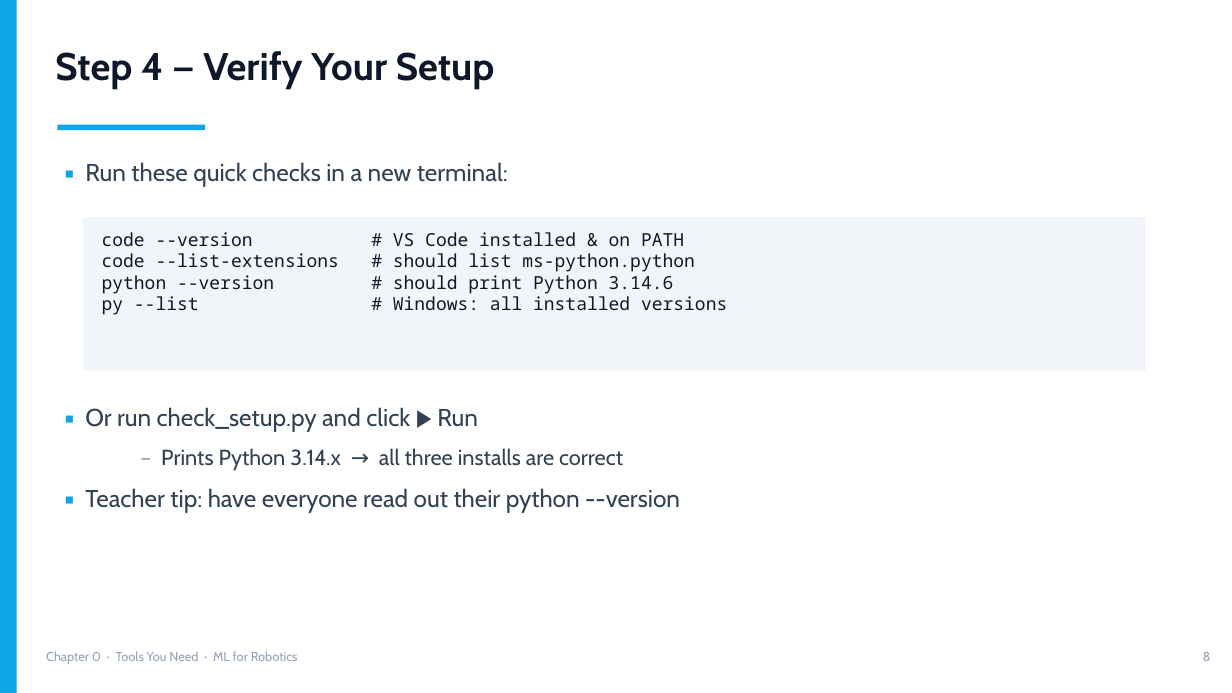
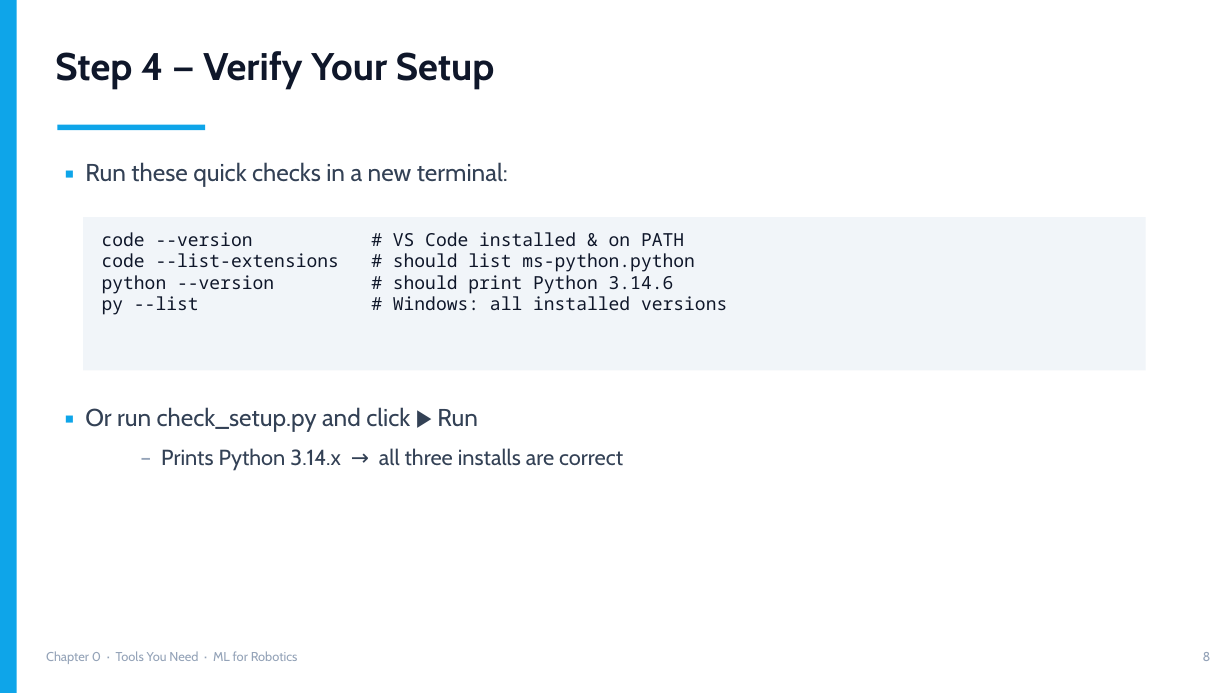
Before and after one commit to neel429/ml-for-robotics-, a slide deck: slide 8 of Ch0_Tools_You_Need.pptx. Drawn at 1232x693 pixels with LibreOffice and Linux fonts; fonts in the diff are those of the drawing. Boxes give left, top, right and bottom in pixels: in the first picture for what was removed or moved away, otherwise in the second. Text is boxed around its words. In the diff, an @@ line names an element or a change of style, - is before the commit and + after.

```diff
--- a/Ch0_Tools_You_Need.pptx
+++ b/Ch0_Tools_You_Need.pptx
@@ text at bbox=[85, 488, 680, 513]: paragraph removed @@
-▪ Teacher tip: have everyone read out their python --version
```
Also in this commit, not shown: 7 other slides changed, 4 other files.
